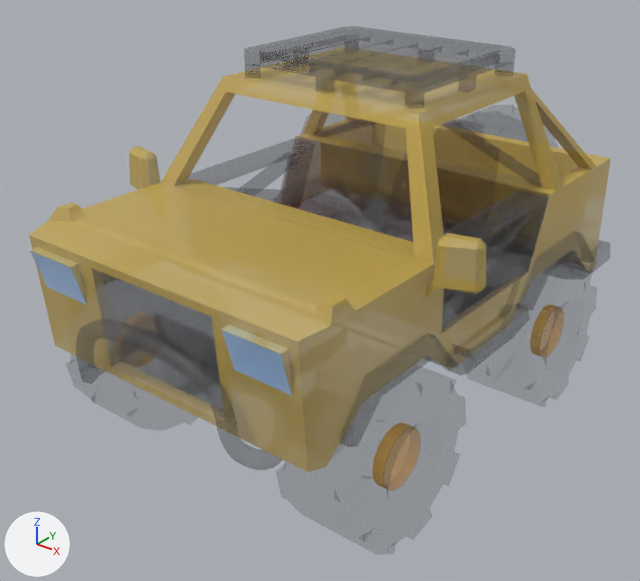
Renders of the glTF model cool-cv/assets/car.glb from each side of a commit.
Before and after are seen from a camera (50 mm lens) standing at (1.83, -2.45, 1.3) and looking at (-0.08, -0.06, -0.19). The lights are fixed; the arrows at lower left show +X, +Y and +Z. The picture after the commit comes second.

The first picture shows 'タイヤ', 'ミラー', '車体'.
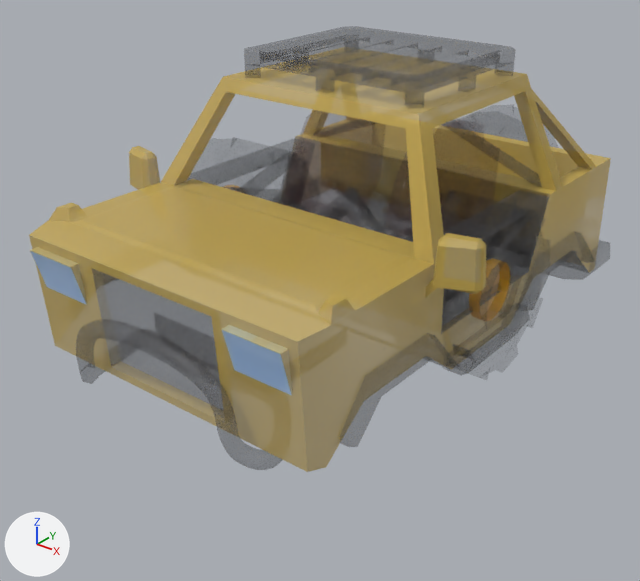
The change in detail:
Mesh me_円柱_002_1 is new.
It has 524 vertices, 1058 faces and spans x -0.677..0.677, y -0.293..0.293, z -0.293..0.293.
It uses material mat_ミニジープ (picture img_car_basecolor_1024).
Mesh me_円柱_001 is new.
It has 524 vertices, 1058 faces and spans x -0.677..0.677, y -0.293..0.293, z -0.293..0.293.
It uses material mat_ミニジープ (picture img_car_basecolor_1024).
Object 'タイヤ' (ob_タイヤ) is deleted.
Object 'tire_RB' (ob_tire_rb) is new; it shows me_円柱_002_1.
Its location is (0.0, 0.0, 0.0).
Object 'tire_LF' (ob_tire_lf) is new; it shows me_円柱_001.
Its location is (0.0, 0.0, 0.0).

Boxes (x1, y1, x2, y2) around the edits, measured in the pictures (640 x 581 px):
'タイヤ', deleted
    before: (116, 206, 586, 490)
'tire_LF', added
    after: (203, 151, 538, 322)
'tire_RB', added
    after: (226, 185, 509, 313)
